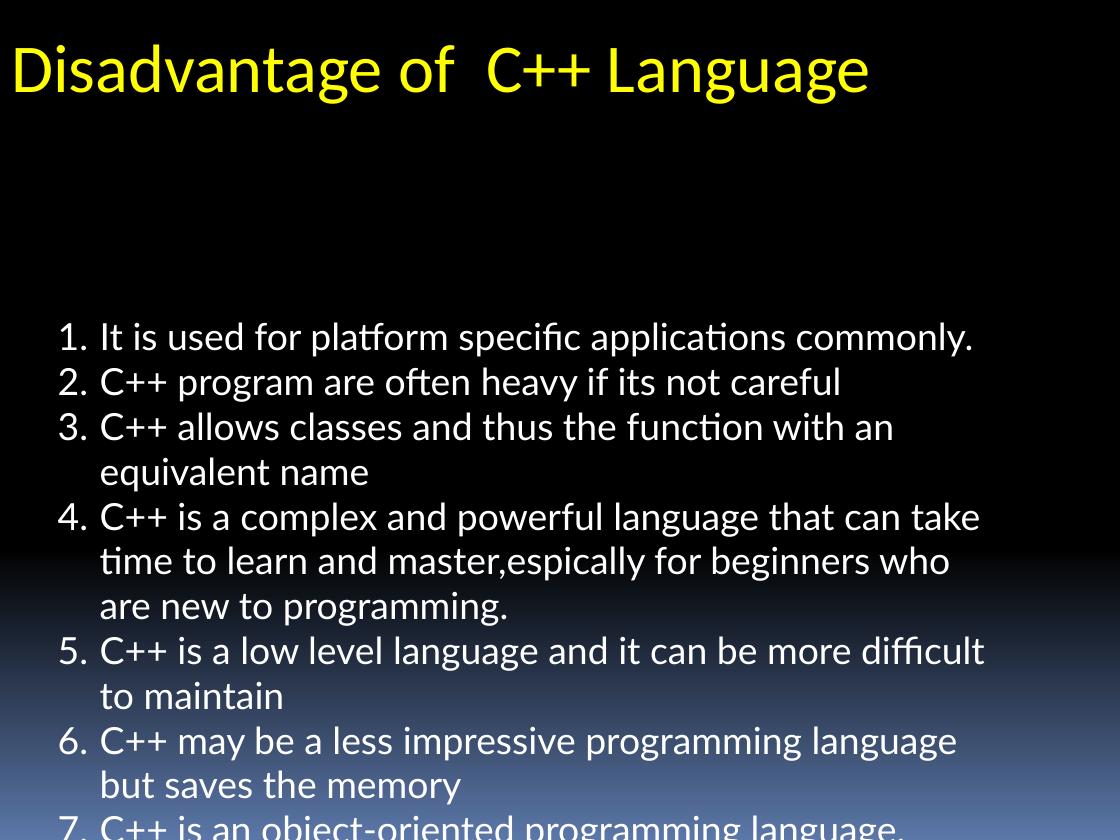
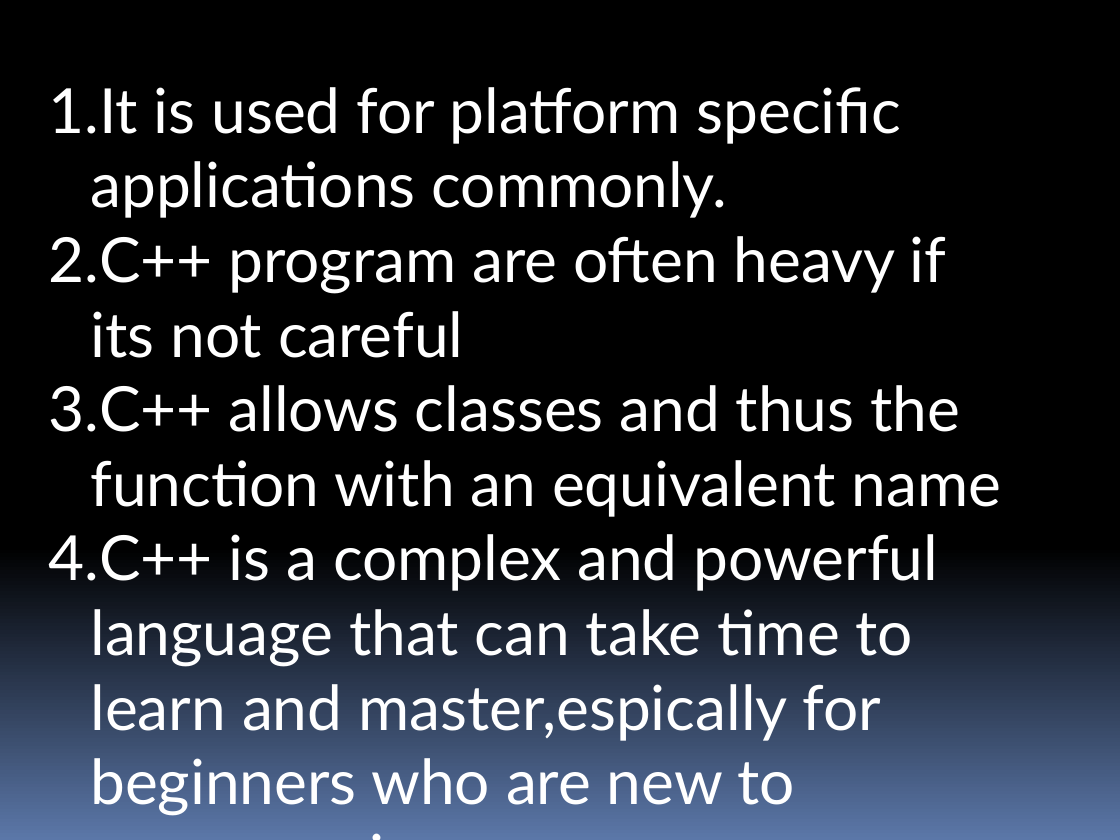
Before and after one commit to itsmechauhan/fit, a slide deck: slide 10 of gaibua.pptx (slide 6 before the commit). Drawn at 1120x840 pixels with LibreOffice and Linux fonts; fonts in the diff are those of the drawing. Boxes give left, top, right and bottom in pixels: in the first picture for what was removed or moved away, otherwise in the second. Text is boxed around its words. In the diff, an @@ line names an element or a change of style, - is before the commit and + after.

```diff
--- a/gaibua.pptx
+++ b/gaibua.pptx
@@ text removed at (x1=11, y1=44, x2=871, y2=104) @@
-Disadvantage of C++ Language
@@ text "It is used for platform ..." moved from (x1=100, y1=322, x2=985, y2=761) to (x1=48, y1=87, x2=1002, y2=816) @@
@@ text "It is used for platform ..." at (x1=48, y1=87, x2=1002, y2=816): size 24 to 40 pt @@
@@ text at (x1=100, y1=636, x2=985, y2=761): paragraphs removed @@
-5. C++ is a low level language and it can be more difficult to maintain
-6. C++ may be a less impressive programming language but saves the memory
-7. C++ is an object-oriented programming language.
```
Also in this commit, not shown: 16 other slides changed, 23 slides added, 23 slides removed.
